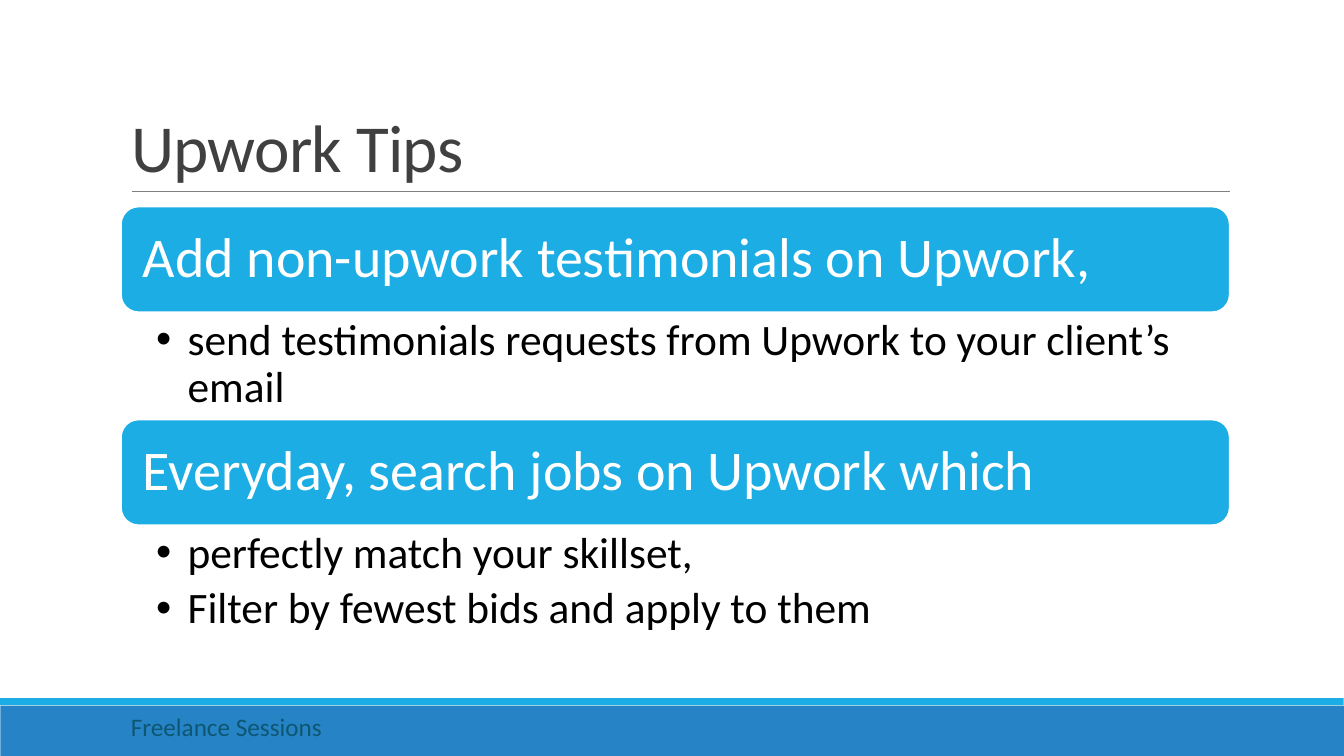
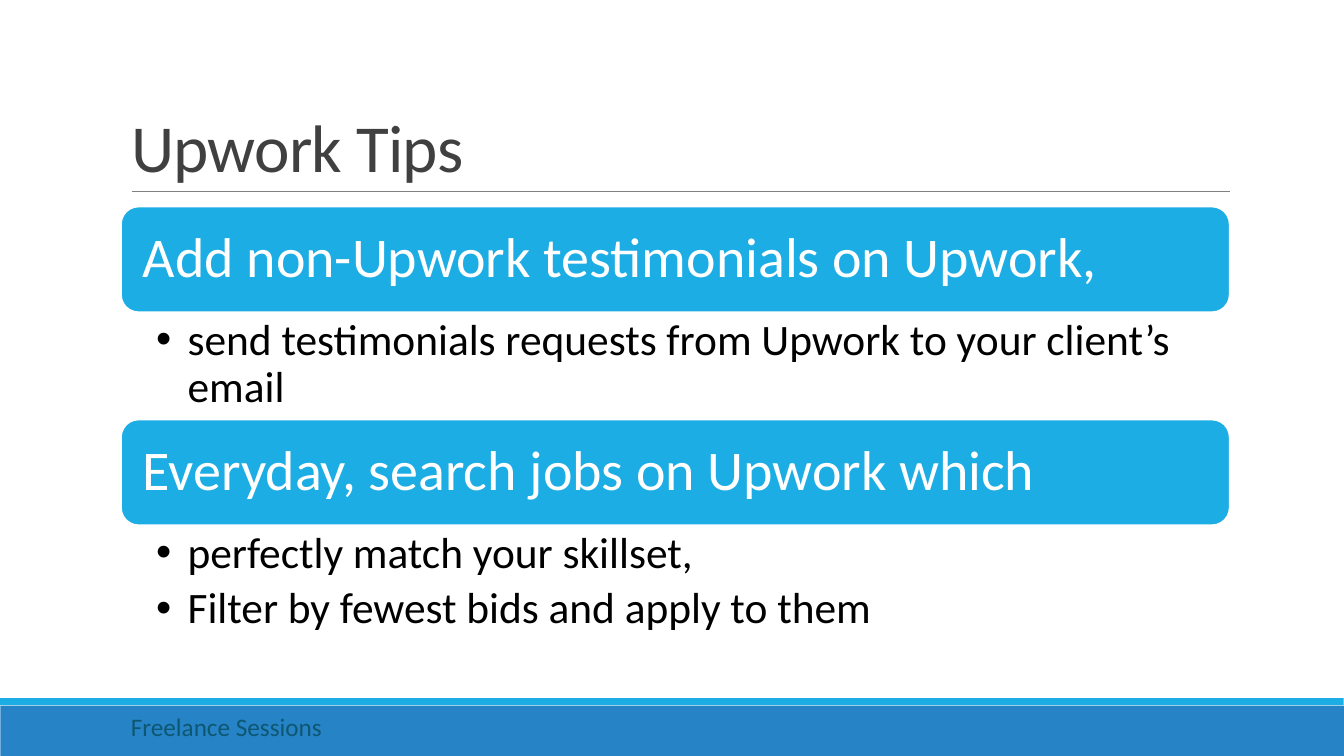
Before and after one commit to rishigujadhur1/Slides, a slide deck: slide 10 of Freelancing/Freelance Session 1 - Upwork.pptx. Drawn at 1344x756 pixels with LibreOffice and Linux fonts; fonts in the diff are those of the drawing. Boxes give left, top, right and bottom in pixels: in the first picture for what was removed or moved away, otherwise in the second. Text is boxed around its words. In the diff, an @@ line names an element or a change of style, - is before the commit and + after.

```diff
--- a/Freelancing/Freelance Session 1 - Upwork.pptx
+++ b/Freelancing/Freelance Session 1 - Upwork.pptx
@@ text at <box>143,238,1097,286</box>: text changed @@
-Add non-upwork testimonials on Upwork,
+Add non-Upwork testimonials on Upwork,
```
Also in this commit, not shown: 3 other slides changed.
